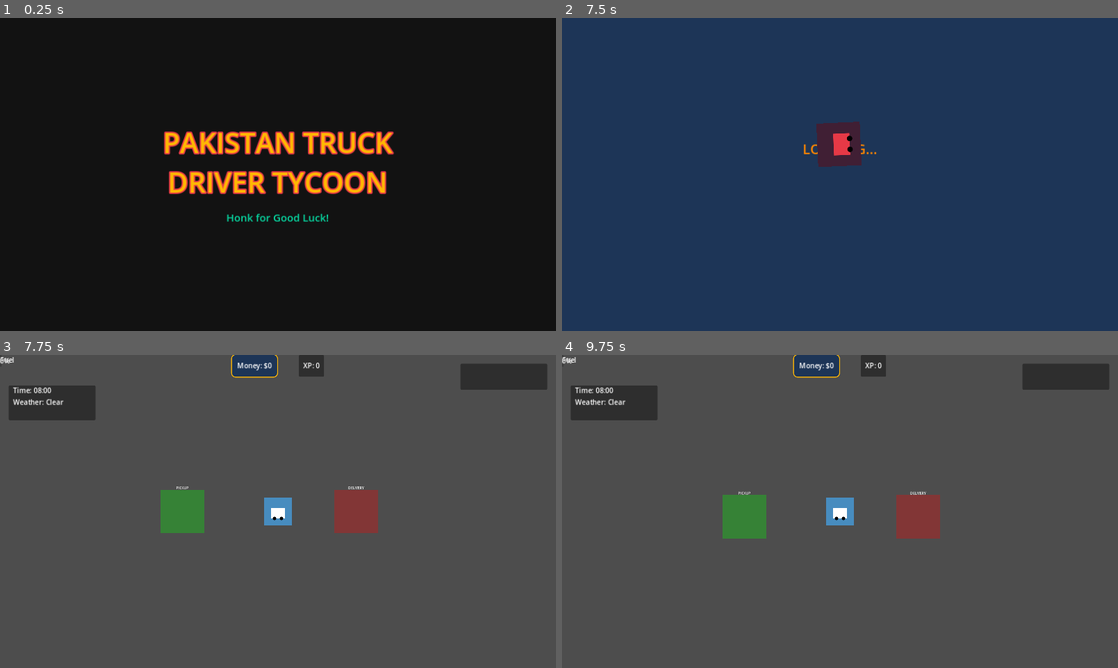
Above: before the commit, frames 1-4 (two rows, left to right).
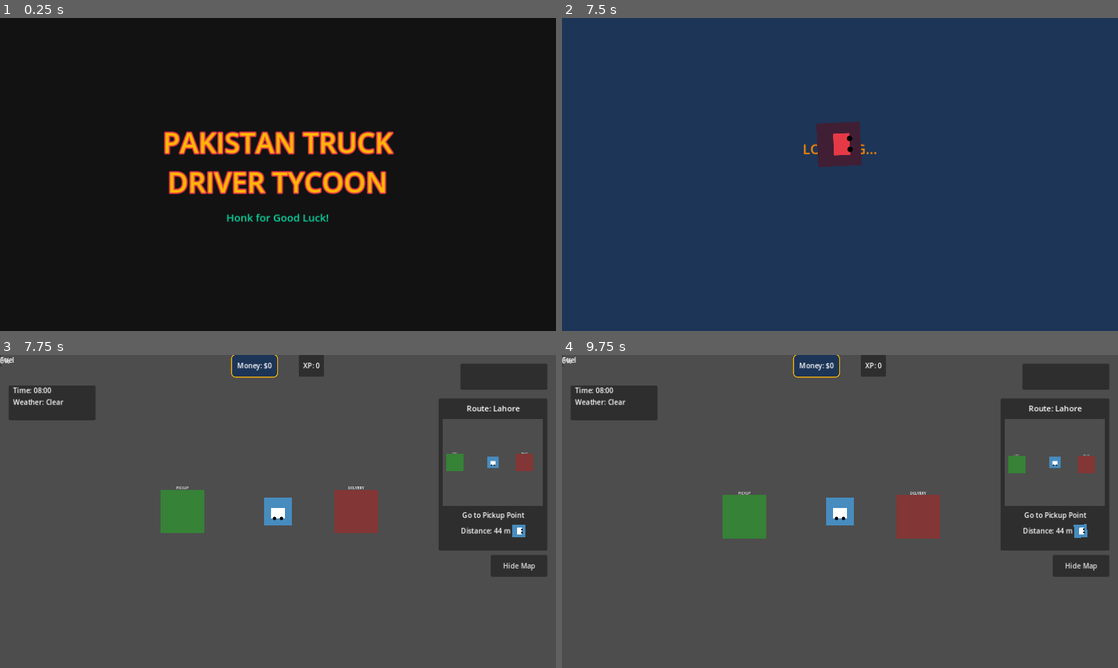
Above: after the commit, the same moments.

Repository: infoj143-png/Pakistan-Truck-Driver-Tycoon
Game: Godot game, scene res://ui/Splash.tscn
Same seed, same stepped clock (60 frames per second), same inputs: the game is played once before the commit and once after it.
Inputs (mouse positions are in pixels of both pictures, inside the frame that each line leads up to):
- Up to frame 1 (0.25 s): no input
- Up to frame 2 (7.5 s): tap Enter at 0.5, 2 s; move the mouse to (962, 158) at 0.52 s; hold Right (ui_right) 0.53-1.28 s; tap H (horn) at 0.6, 1.35, 2.1, 2.85, 3.6, 4.35, 5.85 s; tap Space at 1.25, 2.75 s; move the mouse to (728, 190) at 1.27 s; hold Down (ui_down) 1.28-2.03 s; move the mouse to (895, 105) at 2.02 s; hold Right (ui_right) 2.03-2.78 s; move the mouse to (812, 237) at 2.77 s; hold Up (ui_up) 2.78-3.53 s; move the mouse to (1006, 221) at 3.52 s; hold Left (ui_left) 3.53-5 s; move the mouse to (673, 127) at 4.27 s; click "Missions" at 5 s; move the mouse to (867, 174) at 5.77 s; hold Down (ui_down) 5.78-6.5 s; click "Start Delivery Mission" at 6.5 s; click "Start Delivery Mission" at 7.25 s
- Up to frame 3 (7.75 s): no input
- Up to frame 4 (9.75 s): click (1079, 564) at 8 s, where only the run after the commit has a clickable "Hide Map"; tap Enter at 8.75 s; move the mouse to (756, 433) at 8.77 s; hold Right (ui_right) 8.78-9.53 s; tap H (horn) at 8.85, 9.6 s; tap Space at 9.5 s; move the mouse to (962, 495) at 9.52 s; hold Up (ui_up) from 9.53 s (still down)

Frames 1-2 are identical in both runs. In frame 3, 5.4% of the frame differs, in the area x 78-99%, y 14-71%; in frame 4, 5.4%.
Error in both runs: Invalid access to property or key 'white' on a base object of type 'Dictionary'. (res://scripts/MainMenu.gd:18)

Commit message:
Implement Mini Map and Route Guidance System
Co-authored-by: infoj143-png <226180196+infoj143-png@users.noreply.github.com>

Diff:
--- a/scripts/GameManager.gd
+++ b/scripts/GameManager.gd
@@ -7,6 +7,7 @@
 var xp: int = 0
 var level: int = 1
 var fuel: float = 100.0
+var cargo_loaded: bool = false
 
 # Company Stats
 var hired_drivers: Dictionary = {} # id -> {name, level, xp, salary, skills: {efficiency, speed, reliability}, assigned_truck}
@@ -634,6 +635,7 @@
 			"unlocked_skins": unlocked_skins,
 			"selected_skin": selected_skin,
 			"achievement_progress": achievement_progress,
+			"cargo_loaded": cargo_loaded,
 			"current_weather": weather_node.current_weather if weather_node else 0,
 			"current_time": weather_node.current_time if weather_node else 8.0
 		}
@@ -680,6 +682,7 @@
 			unlocked_skins = data.get("unlocked_skins", ["default"])
 			selected_skin = data.get("selected_skin", "default")
 			achievement_progress = data.get("achievement_progress", {})
+			cargo_loaded = data.get("cargo_loaded", false)
 
 			var weather_node = get_node_or_null("/root/WeatherManager")
 			if weather_node:
--- a/scripts/HUD.gd
+++ b/scripts/HUD.gd
@@ -10,6 +10,8 @@
 @onready var xp_panel = %XPPanel
 @onready var fuel_panel = %FuelPanel
 @onready var weather_panel = %WeatherPanel
+@onready var minimap = %MiniMap
+@onready var toggle_map_btn = %ToggleMapButton
 
 func _ready():
 	# Apply styling
@@ -21,6 +23,9 @@
 	GameManager.stats_changed.connect(update_ui)
 	WeatherManager.time_changed.connect(_on_time_changed)
 	WeatherManager.weather_changed.connect(_on_weather_changed)
+	minimap.add_theme_stylebox_override("panel", GameManager.get_truck_art_stylebox(GameManager.TRUCK_ART_COLORS.dark_bg, GameManager.TRUCK_ART_COLORS.yellow, 2))
+	toggle_map_btn.add_theme_stylebox_override("normal", GameManager.get_truck_art_stylebox(GameManager.TRUCK_ART_COLORS.orange, GameManager.TRUCK_ART_COLORS.white, 2))
+
 	update_ui()
 	_update_weather_ui()
 
@@ -44,3 +49,11 @@
 
 func _update_weather_ui():
 	weather_label.text = "Weather: " + WeatherManager.get_weather_name()
+
+func _on_toggle_map_button_pressed():
+	AudioManager.play_ui_click()
+	minimap.visible = !minimap.visible
+	if minimap.visible:
+		toggle_map_btn.text = "Hide Map"
+	else:
+		toggle_map_btn.text = "Show Map"
--- /dev/null
+++ b/scripts/MiniMap.gd
@@ -0,0 +1,63 @@
+extends Control
+
+@onready var viewport = %SubViewport
+@onready var map_camera = %MapCamera
+@onready var distance_label = %DistanceLabel
+@onready var city_label = %CityLabel
+@onready var objective_label = %ObjectiveLabel
+@onready var arrow = %DirectionArrow
+
+var truck: CharacterBody2D
+var pickup_zone: Area2D
+var delivery_zone: Area2D
+
+func _ready():
+	truck = get_tree().get_first_node_in_group("truck")
+
+	# Try to find zones in the scene
+	var zones = get_tree().get_nodes_in_group("zones")
+	for zone in zones:
+		if zone.zone_type == zone.ZoneType.PICKUP:
+			pickup_zone = zone
+		elif zone.zone_type == zone.ZoneType.DELIVERY:
+			delivery_zone = zone
+
+	# Fallback search if group isn't set
+	if not pickup_zone:
+		pickup_zone = get_tree().root.find_child("PickupZone", true, false)
+	if not delivery_zone:
+		delivery_zone = get_tree().root.find_child("DeliveryZone", true, false)
+
+	city_label.text = "Route: " + GameManager.current_city
+
+	# Set viewport world to match main world so it sees the same nodes
+	viewport.world_2d = get_tree().root.get_viewport().world_2d
+
+func _process(_delta):
+	if not truck:
+		truck = get_tree().get_first_node_in_group("truck")
+		return
+
+	# Update camera position
+	map_camera.position = truck.position
+
+	# Determine current objective
+	var target_pos: Vector2
+	var objective_text: String
+
+	if not GameManager.cargo_loaded:
+		target_pos = pickup_zone.position if pickup_zone else truck.position
+		objective_text = "Go to Pickup Point"
+	else:
+		target_pos = delivery_zone.position if delivery_zone else truck.position
+		objective_text = "Go to Delivery Point"
+
+	objective_label.text = objective_text
+
+	# Update distance
+	var dist = truck.position.distance_to(target_pos)
+	distance_label.text = "Distance: %.0f m" % (dist / 10.0) # Arbitrary scaling
+
+	# Update arrow
+	var angle = truck.position.angle_to_point(target_pos)
+	arrow.rotation = angle + PI/2 # Adjust based on arrow texture orientation
--- a/scripts/Truck.gd
+++ b/scripts/Truck.gd
@@ -8,7 +8,12 @@
 @export var max_fuel = 100.0
 var fuel = 100.0
 
-var cargo_loaded = false
+var cargo_loaded: bool:
+	get:
+		return GameManager.cargo_loaded
+	set(value):
+		GameManager.cargo_loaded = value
+
 var odometer = 0.0
 
 var engine_sound: AudioStreamPlayer2D
--- a/scripts/Zone.gd
+++ b/scripts/Zone.gd
@@ -6,6 +6,9 @@
 @export var reward_xp: int = 50
 
 signal truck_entered_zone(type)
+
+func _ready():
+	add_to_group("zones")
 
 func _on_body_entered(body):
 	if body.name == "Truck":
--- a/ui/HUD.tscn
+++ b/ui/HUD.tscn
@@ -2,6 +2,7 @@
 
 [ext_resource type="Script" path="res://scripts/HUD.gd" id="1_h2u3d"]
 [ext_resource type="Texture2D" uid="uid://cr07dgv4x707m" path="res://icon.svg" id="2_i4svg"]
+[ext_resource type="PackedScene" uid="uid://cmm2p1s3r4n5m" path="res://ui/MiniMap.tscn" id="3_minimap"]
 
 [node name="HUD" type="CanvasLayer"]
 script = ExtResource("1_h2u3d")
@@ -85,6 +86,31 @@
 offset_right = 220.0
 offset_bottom = 150.0
 
+[node name="MiniMap" parent="Control" instance=ExtResource("3_minimap")]
+unique_name_in_owner = true
+layout_mode = 1
+anchors_preset = 1
+anchor_left = 1.0
+anchor_right = 1.0
+offset_left = -270.0
+offset_top = 100.0
+offset_right = -20.0
+offset_bottom = 450.0
+grow_horizontal = 0
+
+[node name="ToggleMapButton" type="Button" parent="Control"]
+unique_name_in_owner = true
+layout_mode = 1
+anchors_preset = 1
+anchor_left = 1.0
+anchor_right = 1.0
+offset_left = -150.0
+offset_top = 460.0
+offset_right = -20.0
+offset_bottom = 510.0
+grow_horizontal = 0
+text = "Hide Map"
+
 [node name="WeatherContainer" type="VBoxContainer" parent="Control/WeatherPanel"]
 layout_mode = 2
 
@@ -141,3 +167,5 @@
 texture_normal = ExtResource("2_i4svg")
 action = "ui_down"
 visibility_mode = 1
+
+[connection signal="pressed" from="Control/ToggleMapButton" to="." method="_on_toggle_map_button_pressed"]
--- /dev/null
+++ b/ui/MiniMap.tscn
@@ -0,0 +1,68 @@
+[gd_scene load_steps=3 format=3 uid="uid://cmm2p1s3r4n5m"]
+
+[ext_resource type="Script" path="res://scripts/MiniMap.gd" id="1_minimap"]
+[ext_resource type="Texture2D" uid="uid://cr07dgv4x707m" path="res://icon.svg" id="2_arrow"]
+
+[node name="MiniMap" type="PanelContainer"]
+custom_minimum_size = Vector2(250, 350)
+offset_right = 250.0
+offset_bottom = 350.0
+script = ExtResource("1_minimap")
+
+[node name="MarginContainer" type="MarginContainer" parent="."]
+layout_mode = 2
+theme_override_constants/margin_left = 10
+theme_override_constants/margin_top = 10
+theme_override_constants/margin_right = 10
+theme_override_constants/margin_bottom = 10
+
+[node name="VBoxContainer" type="VBoxContainer" parent="MarginContainer"]
+layout_mode = 2
+theme_override_constants/separation = 10
+
+[node name="CityLabel" type="Label" parent="MarginContainer/VBoxContainer"]
+unique_name_in_owner = true
+layout_mode = 2
+theme_override_font_sizes/font_size = 18
+text = "Route: Lahore"
+horizontal_alignment = 1
+
+[node name="SubViewportContainer" type="SubViewportContainer" parent="MarginContainer/VBoxContainer"]
+custom_minimum_size = Vector2(200, 200)
+layout_mode = 2
+stretch = true
+
+[node name="SubViewport" type="SubViewport" parent="MarginContainer/VBoxContainer/SubViewportContainer"]
+unique_name_in_owner = true
+handle_input_locally = false
+size = Vector2i(230, 200)
+render_target_update_mode = 4
+
+[node name="MapCamera" type="Camera2D" parent="MarginContainer/VBoxContainer/SubViewportContainer/SubViewport"]
+unique_name_in_owner = true
+zoom = Vector2(0.2, 0.2)
+
+[node name="ObjectiveLabel" type="Label" parent="MarginContainer/VBoxContainer"]
+unique_name_in_owner = true
+layout_mode = 2
+text = "Go to Pickup Point"
+horizontal_alignment = 1
+autowrap_mode = 2
+
+[node name="HBoxContainer" type="HBoxContainer" parent="MarginContainer/VBoxContainer"]
+layout_mode = 2
+alignment = 1
+
+[node name="DistanceLabel" type="Label" parent="MarginContainer/VBoxContainer/HBoxContainer"]
+unique_name_in_owner = true
+layout_mode = 2
+text = "Distance: 0 m"
+
+[node name="DirectionArrow" type="TextureRect" parent="MarginContainer/VBoxContainer/HBoxContainer"]
+unique_name_in_owner = true
+custom_minimum_size = Vector2(30, 30)
+layout_mode = 2
+texture = ExtResource("2_arrow")
+expand_mode = 1
+stretch_mode = 5
+pivot_offset = Vector2(15, 15)
